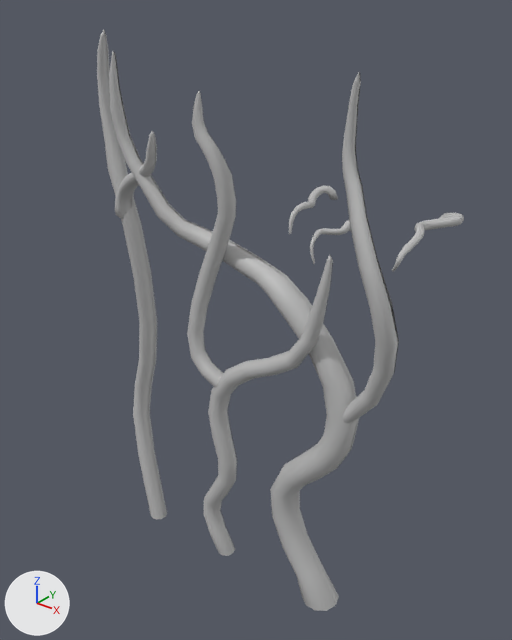
What one commit did to the FBX model Assets/Models/LD_Pierre/rPrincipales.fbx.
Both versions are drawn from a camera (50 mm lens) standing at (18.0, -46.5, 15.0) and looking at (-4.4, -18.5, -2.3). Lighting does not change. The marker at lower left points along +X, +Y and +Z. Where no turn or scale is listed for an object, it has been applied to the vertices.

Names of what the first picture shows: 'r11', 'r12', 'r21', 'r22', 'r31', 'r32', 'rEmissiveLeft', 'rEmissiveRight'.
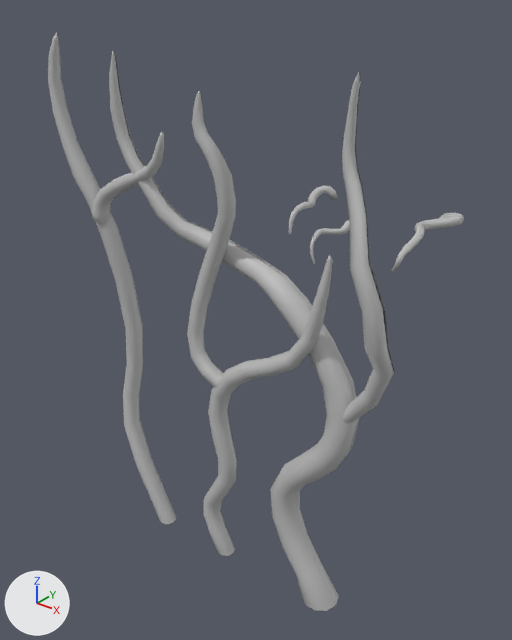
Commit message: Fixed racines emissives

Changed parts and their boxes [x1, y1, x2, y2] in the pictures (512 x 640 px; the box of a moved part takes in the faces that stretch with it):
'r11', reshaped (84% wider): before [97, 30, 166, 520]; after [48, 33, 176, 524]
'r32', reshaped (7% narrower): before [342, 72, 398, 423]; after [342, 72, 394, 423]
'r12', reshaped (74% wider, 7% taller): before [115, 131, 156, 219]; after [92, 131, 164, 225]
'rEmissiveRight', reshaped (20% wider): before [104, 30, 338, 516]; after [57, 33, 338, 517]
part 1 of me_mesh_011, moved or reshaped: before [132, 132, 157, 205]; after [110, 133, 165, 214]
part 2 of me_mesh_011, moved or reshaped: before [104, 30, 167, 516]; after [57, 33, 176, 517]
part 3 of me_mesh_002, moved or reshaped: before [350, 216, 390, 310]; after [350, 216, 383, 315]
part 4 of me_mesh_002, moved or reshaped: before [370, 306, 398, 378]; after [362, 310, 394, 378]

What changed in the scene script:
```text
Change me_mesh_011:
    used by ob_remissiveright; location = (-9.0, -15.37, -0.53)
    remove me_mesh_011.from_pydata(...)  # 224 vertices, 184 faces; spans x -3.1..3.7, y -9.1..9.1, z -13.2..13.2
    add me_mesh_011.from_pydata(...)  # 224 vertices, 184 faces; spans x -4.1..4.0, y -8.9..9.1, z -13.1..13.1
    me_mesh_011 part 1: the loose piece of 46 vertices spanning x -1.4..3.7, y -9.1..-6.5, z 4.1..9.4 is multiplied about its middle by the matrix ((0.963, -0.335, 0.011), (0.335, 0.963, -0.011), (-0.007, 0.014, 1.02)), then moved by (0.0, -0.6, 0.0)
    me_mesh_011 part 2: 62 of 224 vertices moved; they spanned x -3.1..2.3, y -8.9..-5.8, z -13.2..13.2 and now span x -4.1..3.0, y -8.9..-7.5, z -13.1..13.1; mean shift (-0.4, -1.4, 0.0); largest move (-3.1, -5.9, 11.0) -> (-4.1, -8.3, 10.9)
Change me_mesh_007:
    used by ob_r11; parent = ob_racinespricipales1; location = (311.4, -76.73, 645.1)
    remove me_mesh_007.from_pydata(...)  # 152 vertices, 160 faces; spans x -281.0..276.0, y -1324.0..1321.0, z -281.0..74.0
    add me_mesh_007.from_pydata(...)  # 152 vertices, 160 faces; spans x -361.0..366.0, y -1313.0..1313.0, z -115.0..74.0
    me_mesh_007 part 6: 152 of 152 vertices moved; they spanned x -281.0..276.0, y -1324.0..1321.0, z -281.0..74.0 and now span x -361.0..366.0, y -1313.0..1313.0, z -115.0..74.0; mean shift (27.0, -2.0, 145.0); largest move (272.0, 1102.0, -266.0) -> (366.0, 1091.0, -18.0)
Change me_mesh_002:
    where me_mesh_002.from_pydata(...)  # 142 vertices, 150 faces; spans x -224.0..113.0, y -729.0..729.0, z -71.0..133.0
    used by ob_r32; parent = ob_racinespricipales1; location = (-1149.0, 451.0, 660.6)
    me_mesh_002 part 3: all 10 vertices in x -123.0..-63.0, y 77.0..108.0, z 56.0..119.0 are moved by (0.0, 0.0, 55.0)
    me_mesh_002 part 4: all 10 vertices in x -224.0..-145.0, y -225.0..-204.0, z 20.0..97.0 are moved by (0.0, 0.0, 79.0)
Change me_mesh_008:
    used by ob_r12; parent = ob_racinespricipales1; location = (143.6, 596.6, 670.9); rotation_euler = (0.0, 0.032, 0.0), in degrees (0, 1.8, 0)
    remove me_mesh_008.from_pydata(...)  # 112 vertices, 120 faces; spans x -248.0..286.0, y -270.0..270.0, z -229.0..26.0
    add me_mesh_008.from_pydata(...)  # 112 vertices, 120 faces; spans x -289.0..294.0, y -270.0..270.0, z -85.0..13.0
    me_mesh_008 part 5: 112 of 112 vertices moved; they spanned x -248.0..286.0, y -270.0..270.0, z -229.0..26.0 and now span x -289.0..294.0, y -270.0..270.0, z -85.0..13.0; mean shift (-15.0, 0.0, 61.0); largest move (282.0, -200.0, -198.0) -> (294.0, -200.0, -39.0)
```
